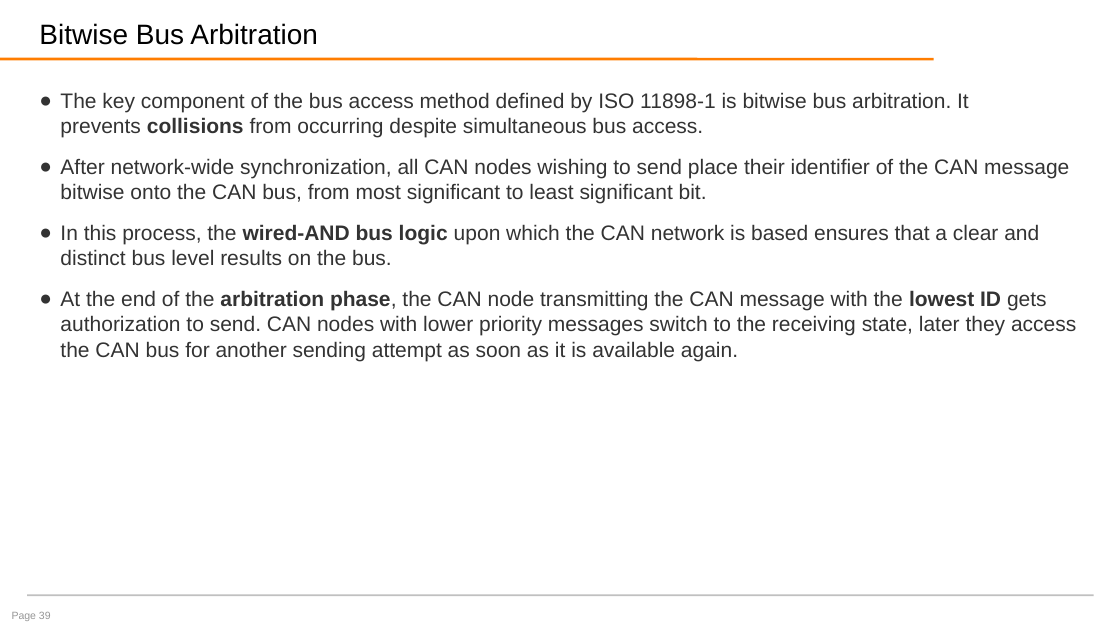
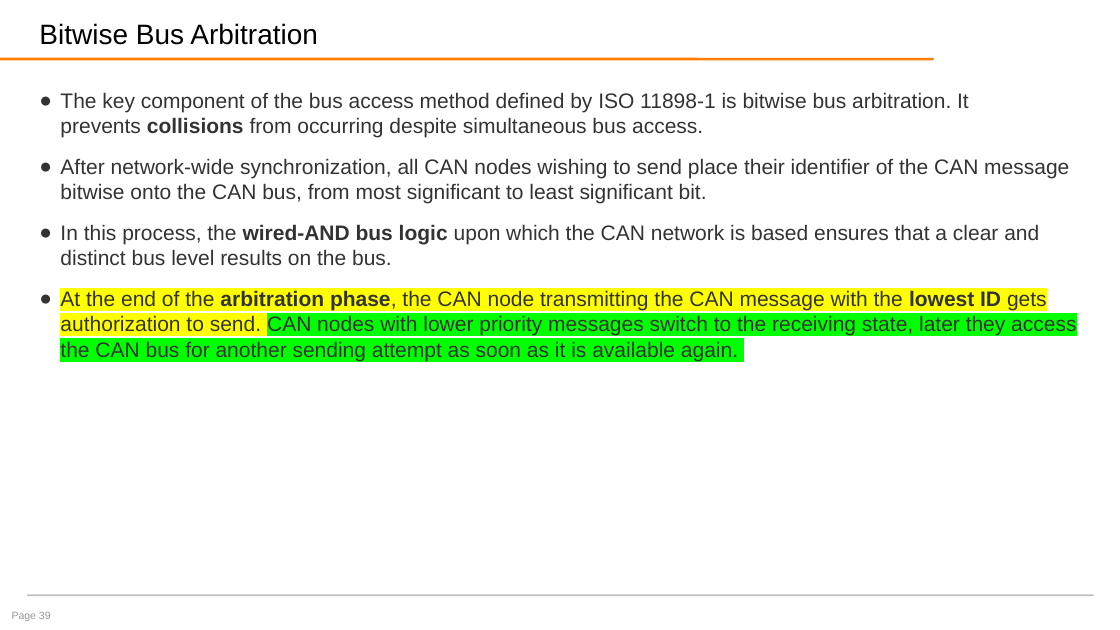
Before and after one commit to gayle08/PG-DIOT-September-2022, a slide deck: slide 39 of CAN/CAN.pptx. Drawn at 1120x630 pixels with LibreOffice and Linux fonts; fonts in the diff are those of the drawing; background and template pictures are left out. Boxes give left, top, right and bottom in pixels: in the first picture for what was removed or moved away, otherwise in the second. Text is boxed around its words. In the diff, an @@ line names an element or a change of style, - is before the commit and + after.

```diff
--- a/CAN/CAN.pptx
+++ b/CAN/CAN.pptx
@@ text at (60,290,1076,361): highlight none to #FFFF00 in "At the end of the arbitration phase, ..."; highlight none to #00FF00 in "CAN nodes with lower priority messages switch ..." @@
```
Also in this commit, not shown: 2 other slides changed, 1 slide added.
